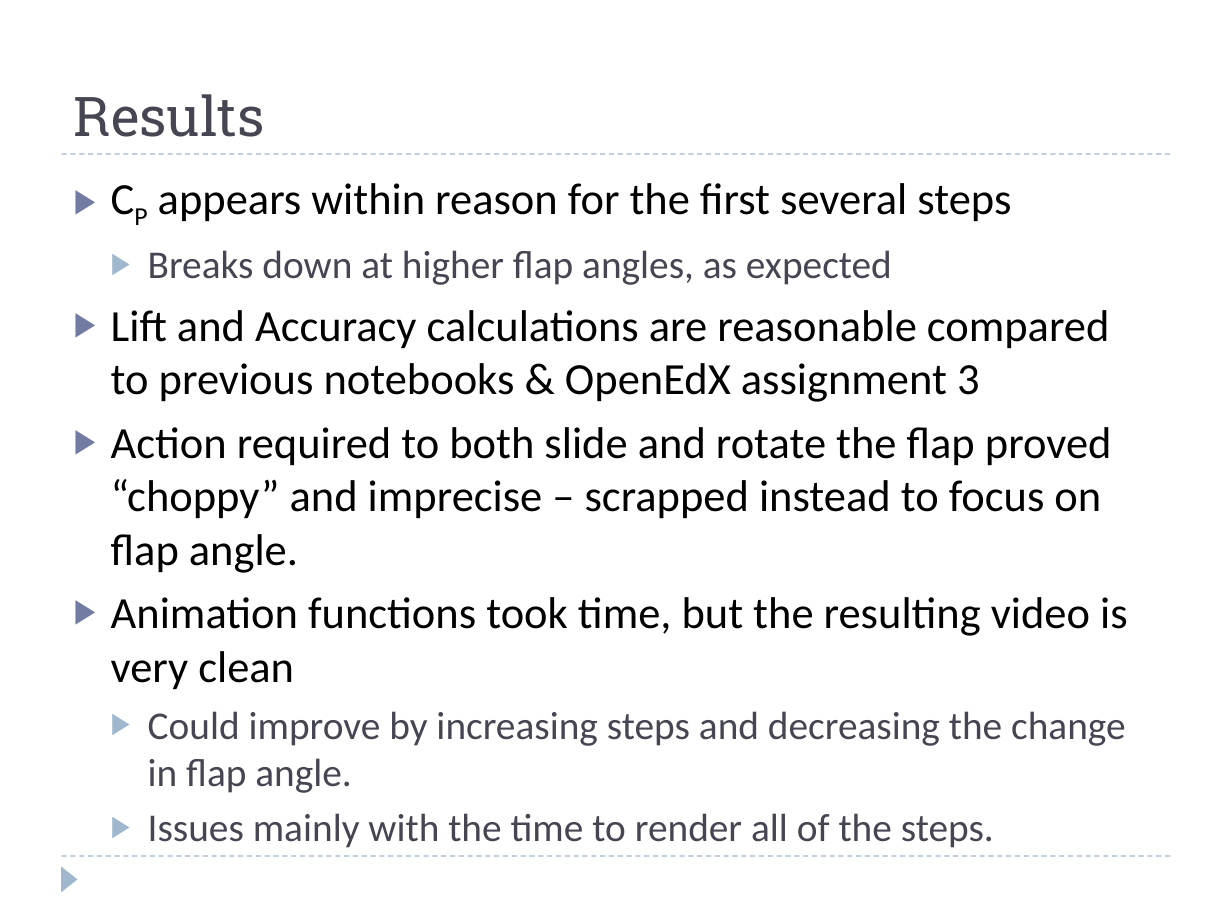
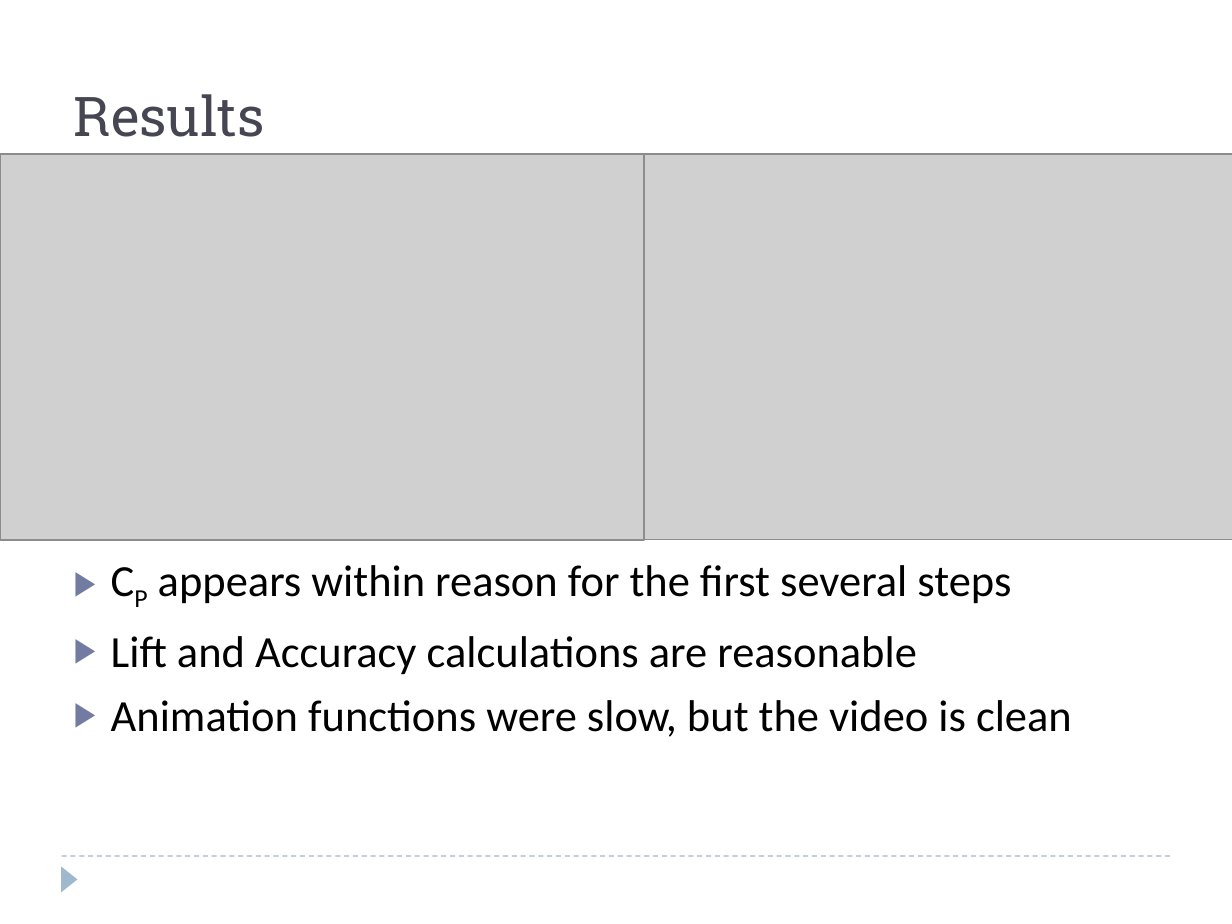
Before and after one commit to barbagroup/AeroPython-studentprojects2015, a slide deck: slide 5 of cparvini/FowlerFlapPresentation.pptx. Drawn at 1232x924 pixels with LibreOffice and Linux fonts; fonts in the diff are those of the drawing; grey boxes stand for pictures. Boxes give left, top, right and bottom in pixels: in the first picture for what was removed or moved away, otherwise in the second. Text is boxed around its words. In the diff, an @@ line names an element or a change of style, - is before the commit and + after.

```diff
--- a/cparvini/FowlerFlapPresentation.pptx
+++ b/cparvini/FowlerFlapPresentation.pptx
@@ picture added at [0, 154, 644, 540] @@
@@ picture added at [595, 154, 1232, 540] @@
@@ text at [111, 636, 1072, 737]: text changed @@
-  ▶ Breaks down at higher flap angles, as expected
-▶ Lift and Accuracy calculations are reasonable compared to previous notebooks & OpenEdX assignment 3
-▶ Action required to both slide and rotate the flap proved “choppy” and imprecise – scrapped instead to focus on flap angle.
-▶ Animation functions took time, but the resulting video is very clean
-  ▶ Could improve by increasing steps and decreasing the change in flap angle.
-  ▶ Issues mainly with the time to render all of the steps.
+▶ Lift and Accuracy calculations are reasonable
+▶ Animation functions were slow, but the video is clean
```
Also in this commit, not shown: 4 other slides changed, 1 slide added, 1 other file.
